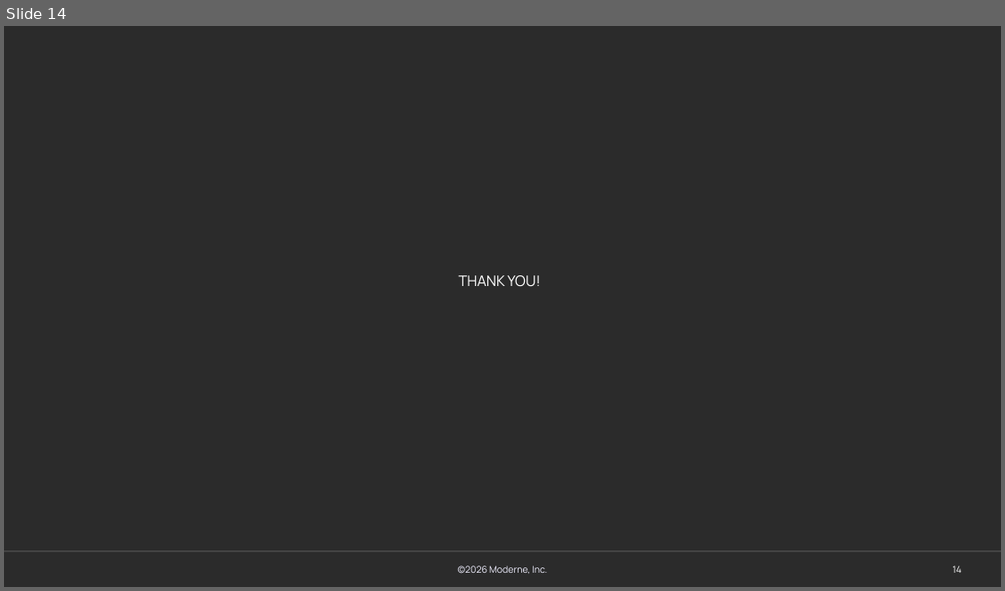
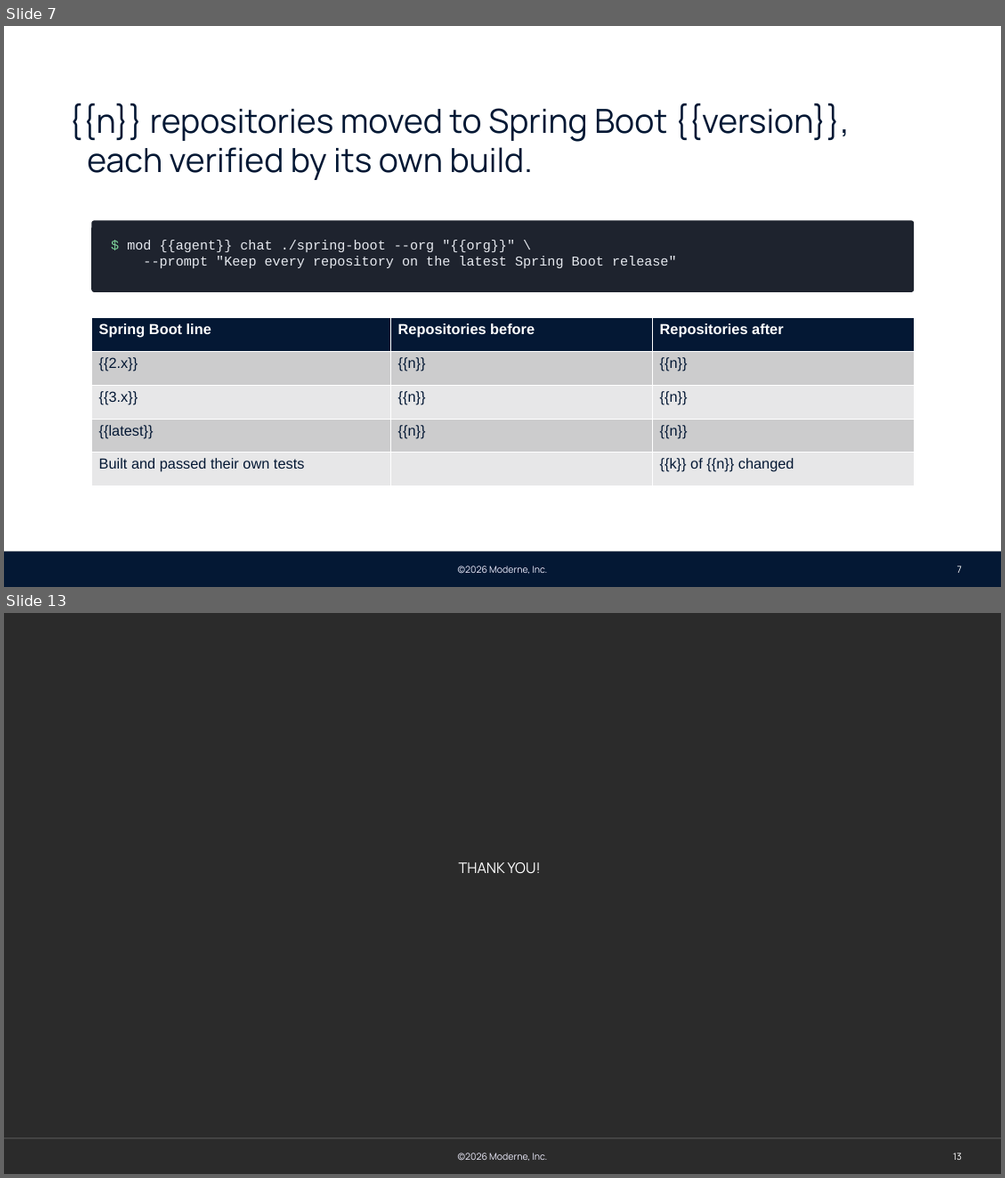
Before and after one commit to moderneinc/moderne-docs, a slide deck: static/decks/moderne-pov.pptx. Shown one above the other, each under a label of ours: slide 14 before the commit, slides 7 and 13 after it; the slides between them are not shown. The pictures are 1005x591 and 1005x1178 pixels, drawn with LibreOffice and Linux fonts; fonts in the diff are those of the drawing; background and template pictures are left out; a plain dark background stands for a picture behind light text. Boxes give left, top, right and bottom in pixels: in the first picture for what was removed or moved away, otherwise in the second. Text is boxed around its words. In the diff, an @@ line names an element or a change of style, - is before the commit and + after.

Commit message:
Tell the proof of value as a story of prompts, in windows you can watch, with or without a tenant
The deck is now the script: each slide's command is a step the session runs as a session of its own in a terminal window, from an ordinary fix-code-quality prompt to the same prompt as a standing factory, a migration, a vulnerability watch and a data-flow question, closing on the recipes the agent wrote. A step ends by writing board/<step>.md, which the outer session waits for, so no step needs --unattended. The page and the picker also cover a CLI with no tenant, where the repositories are synced to the machine and --org is left off.

```diff
--- a/static/decks/moderne-pov.pptx
+++ b/static/decks/moderne-pov.pptx
@@ slide 7 added at [4,26,1001,587], background #FFFFFF; not listed: 2 template elements that a slide beside it also shows @@
@@ text added at [68,103,850,180], 32 pt, text #041834 @@
+{{n}} repositories moved to Spring Boot {{version}}, each verified by its own build.
@@ rounded rectangle added at [91,220,914,292], fill #1E232E, 13 pt, text #E6E9EF @@
+$ mod {{agent}} chat ./spring-boot --org "{{org}}" \
+--prompt "Keep every repository on the latest Spring Boot release"
@@ table added at [91,318,914,486], 5 rows, 3 columns @@
+Spring Boot line | Repositories before | Repositories after
+{{2.x}} | {{n}} | {{n}}
+{{3.x}} | {{n}} | {{n}}
+{{latest}} | {{n}} | {{n}}
+Built and passed their own tests |  | {{k}} of {{n}} changed
@@ rectangle added at [4,551,1001,587], fill #041834 @@
@@ page number added at [957,565,962,572], 9 pt, text #FFFFFF @@
+7
@@ what was slide 14 is now slide 13 @@
@@ page number at [953,1152,962,1159]: text changed @@
-14
+13
```
Also in this commit, not shown: 6 slides changed, 5 other slides added, 7 slides removed, 3 other files.
